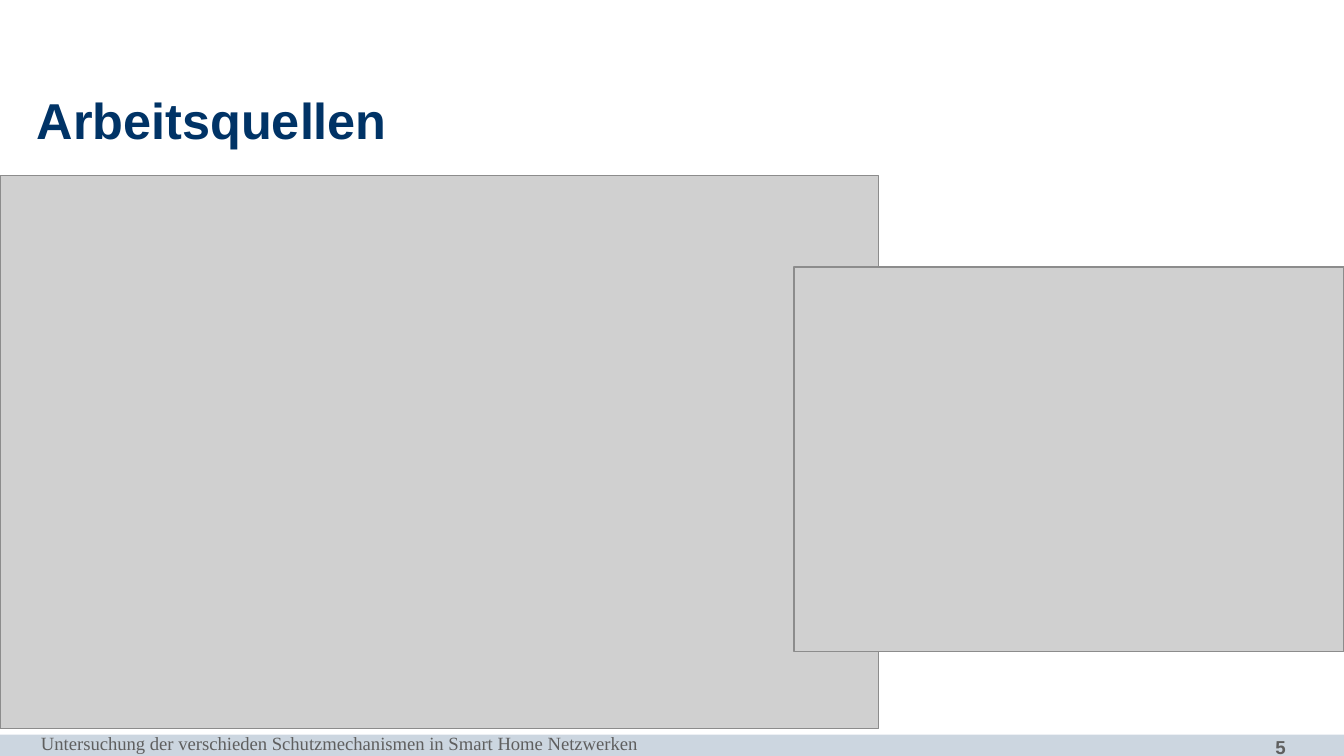
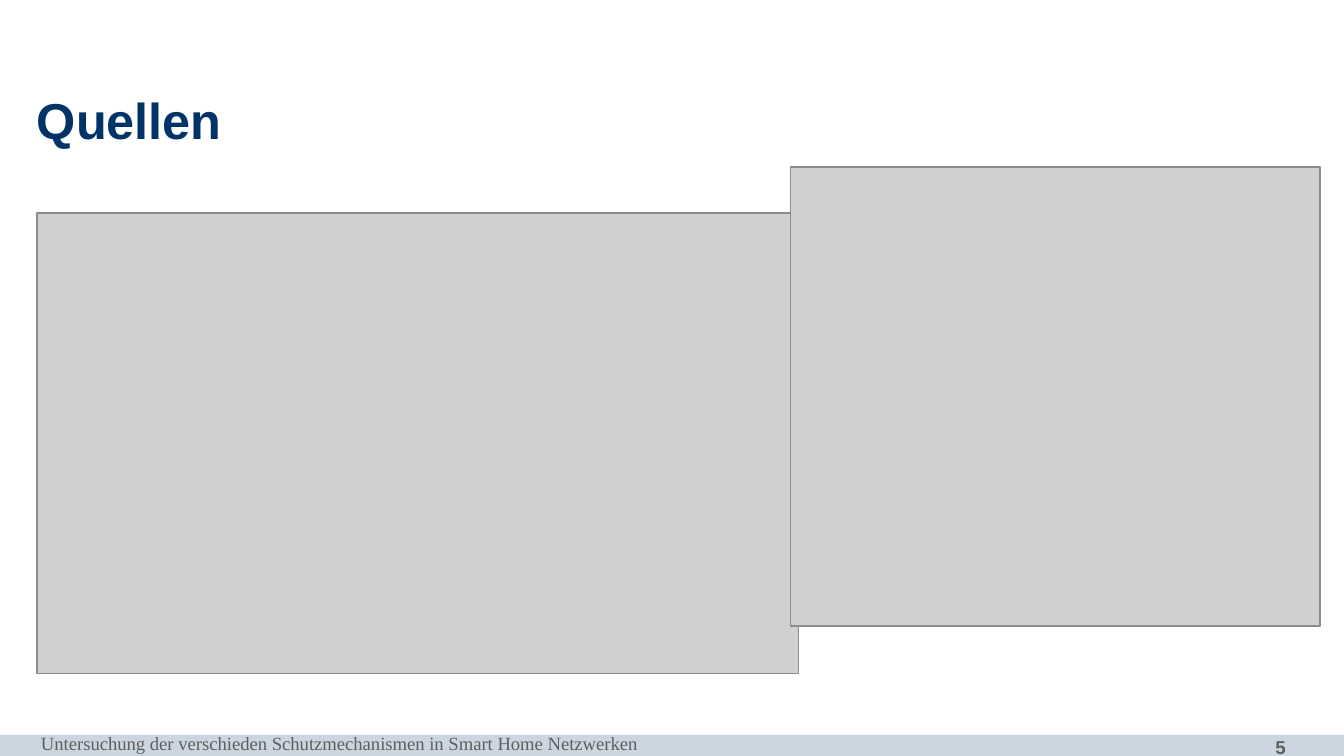
Before and after one commit to aimanalhazmi/IoT_Network_Security, a slide deck: slide 5 of IoT_Network_Security.pptx. Drawn at 1344x756 pixels with LibreOffice and Linux fonts; fonts in the diff are those of the drawing; grey boxes stand for pictures; background and template pictures are left out. Boxes give left, top, right and bottom in pixels: in the first picture for what was removed or moved away, otherwise in the second. Text is boxed around its words. In the diff, an @@ line names an element or a change of style, - is before the commit and + after.

```diff
--- a/IoT_Network_Security.pptx
+++ b/IoT_Network_Security.pptx
@@ title at [37,102,222,149]: text changed @@
-Arbeitsquellen
+Quellen
@@ picture: place and size @@
-picture at [794,267,1344,652]
+picture at [790,167,1320,625]
@@ picture: place and size @@
-picture at [0,176,879,730]
+picture at [38,214,800,675]
```
Also in this commit, not shown: 3 other slides changed, 15 other files.
